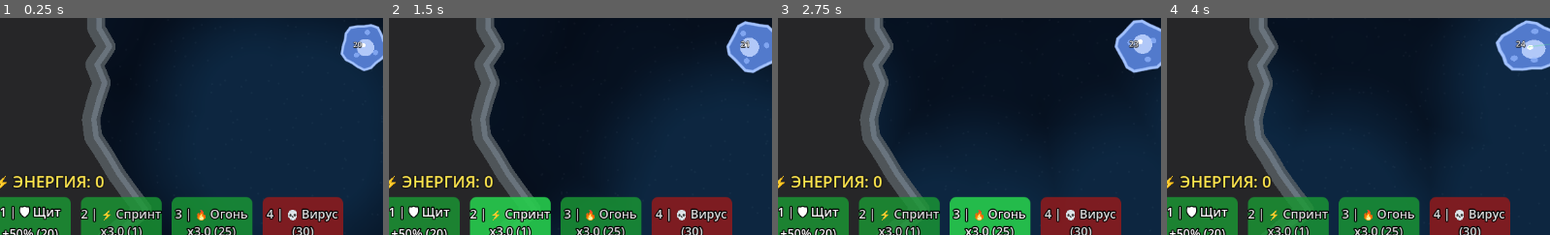
Above: before the commit, frames 1-4 (left to right).
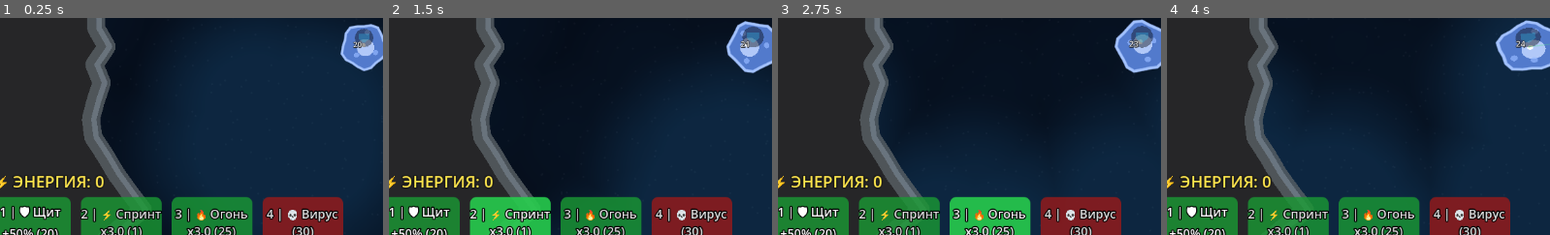
Above: after the commit, the same moments.

Repository: alexey231090/CellColony
Game: Godot game, scene res://scenes/main.tscn
The game is run twice, just before and just after one commit, with the same random seed, the same clock (stepped at 60 frames per second) and the same inputs.
Inputs (mouse positions are % of the whole screen's width and height, from its top left):
- Up to frame 1 (0.25 s): no input
- Up to frame 2 (1.5 s): click "1 | 🛡 Щит +50% (20)" at 0.5 s; click "2 | ⚡ Спринт x3.0 (1)" at 1.25 s
- Up to frame 3 (2.75 s): click "3 | 🔥 Огонь x3.0 (25)" at 2 s
- Up to frame 4 (4 s): click "4 | 💀 Вирус (30)" at 2.75 s; tap Enter at 3.5, 3.6 s; move the mouse to (72, 45) at 3.52 s; hold Right (ui_right) from 3.53 s (still down); click (72, 45) at 3.67 s
The pictures show only the part of the screen within x 2-52%, y 43-93%; the shares and areas given below are measured in that part.

The runs differ from the first frame. In frame 1, 0.3% of the frame differs, in the area x 92-98%, y 4-14%; in frame 2, 0.4%; in frame 3, 0.4%; in frame 4, 0.4%, in the area x 90-98%, y 4-14%.

Commit message:
Add button on cell

Diff:
--- a/scenes/base_cell/cell.gd
+++ b/scenes/base_cell/cell.gd
@@ -38,6 +38,9 @@
 # Сглаживание желейной физики
 var visual_stretch: float = 0.0
 var visual_angle: float = 0.0
+
+# Новая механика перков (Щит, Спринт и т.д.)
+var assigned_perk: String = ""
 
 # Система вклада (для перков)
 var contributions: Dictionary = {} # OwnerType -> float
@@ -254,6 +257,57 @@
 
 	# 6. Щит (Отражение) - визуализация интегрирована в блок 4
 
+	# 7. Визуализация назначенного перка (иконка "маячок" на клетке)
+	if assigned_perk != "" and owner_type == OwnerType.PLAYER:
+		var sm = get_tree().get_first_node_in_group("selection_manager")
+		if sm:
+			var cooldown_ratio = sm.get_perk_cooldown_ratio(assigned_perk)
+			var energy_cost = sm.get_perk_energy_cost(assigned_perk)
+			var has_energy = sm.perk_energy >= energy_cost
+
+			var perk_pos = Vector2(0, -current_radius * 0.4) # Внутри клетки, чуть выше центра
+			var icon_radius = 12.0
+
+			# Фон иконки (подложка)
+			draw_circle(perk_pos, icon_radius + 2.0, Color(0, 0, 0, 0.4))
+
+			var perk_color = Color.WHITE
+			match assigned_perk:
+				"shield": perk_color = Color(0.2, 0.8, 1.0) # Голубой
+				"speed": perk_color = Color(0.0, 1.0, 0.5)
+				"rapid_fire": perk_color = Color(1.0, 0.5, 0.0)
+				"virus": perk_color = Color(0.7, 0.0, 1.0)
+
+			# Состояние доступности (яркость)
+			if cooldown_ratio > 0:
+				perk_color = Color(0.3, 0.3, 0.3) # Серый если КД
+			elif not has_energy:
+				perk_color.a = 0.3 # Полупрозрачный если нет энергии
+
+			# Рисуем саму иконку (ЩИТ - пятиугольником вниз)
+			if assigned_perk == "shield":
+				var s_pts = PackedVector2Array([
+					perk_pos + Vector2(-8, -6),
+					perk_pos + Vector2(8, -6),
+					perk_pos + Vector2(8, 2),
+					perk_pos + Vector2(0, 8),
+					perk_pos + Vector2(-8, 2)
+				])
+				draw_colored_polygon(s_pts, perk_color)
+			else:
+				draw_circle(perk_pos, 6.0, perk_color)
+
+			# РАДИАЛЬНЫЙ ИНДИКАТОР КУЛДАУНА
+			if cooldown_ratio > 0:
+				var arc_points = 16
+				var start_angle = -PI/2
+				var end_angle = start_angle + (TAU * cooldown_ratio)
+				draw_arc(perk_pos, icon_radius + 1.0, start_angle, end_angle, arc_points, Color(0.8, 0.8, 0.8, 0.8), 2.5)
+			elif has_energy:
+				# Легкое сияние готовности
+				var pulse = (sin(time * 4.0) + 1.0) * 0.5
+				draw_arc(perk_pos, icon_radius + 1.0, 0, TAU, 24, perk_color.lightened(0.3), 1.0 + pulse)
+
 func _get_cell_color() -> Color:
 	match owner_type:
 		OwnerType.PLAYER:       return Color(0.40, 0.60, 1.00)  # Синий
--- a/scenes/main.gd
+++ b/scenes/main.gd
@@ -46,6 +46,7 @@
 		player_cell.position = player_base.pos
 		player_cell.owner_type = BaseCell.OwnerType.PLAYER
 		player_cell.stats.current_energy = 20
+		player_cell.assigned_perk = "shield"
 
 	# 2. Спавним 3 AI-фракции с базой и стартовыми клетками
 	for i in range(1, 4):
--- a/scripts/core/SelectionManager.gd
+++ b/scripts/core/SelectionManager.gd
@@ -21,7 +21,7 @@
 @export var SPEED_ENERGY_COST: float = 15.0
 @export var SPEED_BOOST_DURATION: float = 8.0
 @export var SPEED_BOOST_MULTIPLIER: float = 2.0
-@export var SHIELD_SELECT_RADIUS: float = 100.0
+@export var SHIELD_SELECT_RADIUS: float = 350.0
 
 @export var RAPID_FIRE_ENERGY_COST: float = 25.0
 @export var RAPID_FIRE_COOLDOWN_MAX: float = 15.0
@@ -35,11 +35,27 @@
 
 var rapid_fire_cooldown: float = 0.0
 var virus_cooldown: float = 0.0
+
 var virus_outbreak_counter: int = 0 # Уникальный ID для каждой активации вируса
 var cursor_visual: Node2D = null
 
+# Состояние перетаскивания (Drag to Aim)
+var is_dragging_perk: bool = false
+var drag_cell: BaseCell = null
+var drag_target_pos: Vector2 = Vector2.ZERO
+var drag_preview: Node2D = null
+var aim_line: Line2D = null
+
 func _ready() -> void:
 	add_to_group("selection_manager")
+	_init_aim_line()
+
+func _init_aim_line() -> void:
+	aim_line = Line2D.new()
+	aim_line.width = 3.0
+	aim_line.default_color = Color(0.2, 0.8, 1.0, 0.3)
+	aim_line.hide()
+	add_child(aim_line)
 
 func add_perk_energy(amount: float) -> void:
 	perk_energy += amount
@@ -60,6 +76,40 @@
 
 	_refresh_pui()
 	_update_cursor_visual()
+	_update_drag_preview()
+
+func _update_drag_preview() -> void:
+	if is_dragging_perk and drag_cell and is_instance_valid(drag_cell):
+		if not drag_preview:
+			var script = load("res://scripts/core/PerkCursorVisual.gd")
+			drag_preview = Node2D.new()
+			drag_preview.set_script(script)
+			add_child(drag_preview)
+			drag_preview.set_radius(SHIELD_SELECT_RADIUS)
+
+		var camera = get_viewport().get_camera_2d()
+		if camera:
+			var mouse_pos = camera.get_global_mouse_position()
+			var cell_pos = drag_cell.global_position
+			var dir = (mouse_pos - cell_pos).normalized()
+			# Смещаем центр щита так, чтобы край касался центра клетки
+			drag_target_pos = cell_pos + dir * SHIELD_SELECT_RADIUS
+			drag_preview.global_position = drag_target_pos
+			drag_preview.show()
+
+			# Рисуем линию прицеливания
+			if aim_line:
+				aim_line.clear_points()
+				# Линия в локальных координатах SelectionManager должна быть в мировых для простоты
+				# Но SelectionManager — дочерняя нода Main (0,0), так что мировые = локальные
+				aim_line.add_point(cell_pos)
+				aim_line.add_point(drag_target_pos)
+				aim_line.show()
+	else:
+		if drag_preview:
+			drag_preview.hide()
+		if aim_line:
+			aim_line.hide()
 
 func _update_cursor_visual() -> void:
 	if active_perk == "shield":
@@ -127,15 +177,128 @@
 			get_viewport().set_input_as_handled()
 			return
 
-	if event is InputEventMouseButton and event.pressed:
+	if event is InputEventMouseButton:
+		var camera = get_viewport().get_camera_2d()
+		if not camera: return
+		var world_pos = camera.get_global_mouse_position()
+
 		if event.button_index == MOUSE_BUTTON_LEFT:
-			var camera = get_viewport().get_camera_2d()
-			if not camera: return
-			var world_pos = camera.get_global_mouse_position()
-			_handle_selection(world_pos)
-		elif event.button_index == MOUSE_BUTTON_RIGHT:
-			# Отмена перка
+			if event.pressed:
+				# 1. ОБРАБОТКА ДАБЛ-КЛИКА
+				if event.double_click:
+					if _handle_double_click(world_pos):
+						get_viewport().set_input_as_handled()
+						drag_cell = null
+						return
+
+				# 2. НАЧАЛО ПОТЕНЦИАЛЬНОГО ПЕРЕТАСКИВАНИЯ
+				var cell = _get_cell_at_pos(world_pos)
+				if cell and cell.owner_type == BaseCell.OwnerType.PLAYER and cell.assigned_perk != "":
+					if _is_perk_ready(cell.assigned_perk):
+						drag_cell = cell
+						is_dragging_perk = false
+
+				# 3. ОБЫЧНОЕ ДЕЙСТВИЕ (Движение / Атака) на первый клик
+				_handle_selection(world_pos)
+
+			else:
+				# ОТПУСКАНИЕ КНОПКИ
+				if is_dragging_perk:
+					if try_activate_cell_perk(drag_cell, drag_target_pos):
+						get_viewport().set_input_as_handled()
+
+				is_dragging_perk = false
+				drag_cell = null
+
+		elif event.button_index == MOUSE_BUTTON_RIGHT and event.pressed:
 			_clear_active_perk()
+			is_dragging_perk = false
+			drag_cell = null
+
+	if event is InputEventMouseMotion and drag_cell:
+		var camera = get_viewport().get_camera_2d()
+		if not camera: return
+		var world_pos = camera.get_global_mouse_position()
+
+		# Если нажата кнопка и мышка значительно сдвинулась от клетки
+		if drag_cell.global_position.distance_to(world_pos) > 20.0:
+			is_dragging_perk = true
+
+func _is_perk_ready(perk_name: String) -> bool:
+	match perk_name:
+		"shield": return perk_energy >= SHIELD_ENERGY_COST and shield_cooldown <= 0
+		"speed": return perk_energy >= SPEED_ENERGY_COST and speed_cooldown <= 0
+		"rapid_fire": return perk_energy >= RAPID_FIRE_ENERGY_COST and rapid_fire_cooldown <= 0
+		"virus": return perk_energy >= VIRUS_ENERGY_COST and virus_cooldown <= 0
+	return false
+
+func get_perk_cooldown_ratio(perk_name: String) -> float:
+	match perk_name:
+		"shield": return shield_cooldown / SHIELD_COOLDOWN_MAX if SHIELD_COOLDOWN_MAX > 0 else 0.0
+		"speed": return speed_cooldown / SPEED_COOLDOWN_MAX if SPEED_COOLDOWN_MAX > 0 else 0.0
+		"rapid_fire": return rapid_fire_cooldown / RAPID_FIRE_COOLDOWN_MAX if RAPID_FIRE_COOLDOWN_MAX > 0 else 0.0
+		"virus": return virus_cooldown / VIRUS_COOLDOWN_MAX if VIRUS_COOLDOWN_MAX > 0 else 0.0
+	return 0.0
+
+func get_perk_energy_cost(perk_name: String) -> float:
+	match perk_name:
+		"shield": return SHIELD_ENERGY_COST
+		"speed": return SPEED_ENERGY_COST
+		"rapid_fire": return RAPID_FIRE_ENERGY_COST
+		"virus": return VIRUS_ENERGY_COST
+	return 0.0
+
+func _handle_double_click(pos: Vector2) -> bool:
+	var clicked_node: BaseCell = _get_cell_at_pos(pos)
+	if clicked_node and clicked_node.owner_type == BaseCell.OwnerType.PLAYER:
+		if clicked_node.assigned_perk != "":
+			return try_activate_cell_perk(clicked_node)
+	return false
+
+func _get_cell_at_pos(pos: Vector2) -> BaseCell:
+	var all_cells = get_tree().get_nodes_in_group("cells")
+	for cell in all_cells:
+		if cell is BaseCell:
+			var distance = cell.global_position.distance_to(pos)
+			if distance < cell.radius * cell.scale.x:
+				return cell
+	return null
+
+func try_activate_cell_perk(cell: BaseCell, custom_pos: Vector2 = Vector2.ZERO) -> bool:
+	var perk_name = cell.assigned_perk
+	var act_pos = cell.global_position
+	if custom_pos != Vector2.ZERO:
+		act_pos = custom_pos
+
+	if perk_name == "shield":
+		if perk_energy < SHIELD_ENERGY_COST or shield_cooldown > 0:
+			print("Нет энергии или КД для щита на клетке")
+			return false
+
+		# Спавним эффект в целевой позиции
+		if SHIELD_PERK_EFFECT_SCENE:
+			var effect = SHIELD_PERK_EFFECT_SCENE.instantiate()
+			get_parent().add_child(effect)
+			effect.global_position = act_pos
+
+			# Раздаем щит соседним клеткам игрока от ЦЕНТРА ЭФФЕКТА
+			var player_cells = get_tree().get_nodes_in_group("player_cells")
+			for p_cell in player_cells:
+				var dist = p_cell.global_position.distance_to(act_pos)
+				if dist <= SHIELD_SELECT_RADIUS + (p_cell.radius * p_cell.scale.x):
+					p_cell.reflect_chance = 0.5
+					p_cell.reflect_timer = 10.0
+					p_cell.queue_redraw()
+
+			perk_energy -= SHIELD_ENERGY_COST
+			shield_cooldown = SHIELD_COOLDOWN_MAX
+			_refresh_pui()
+
+			if active_perk == "shield":
+				_clear_active_perk()
+			return true
+
+	return false
 
 func activate_perk(perk_name: String) -> void:
 	# Если мы уже выбрали этот же перк - отменяем (тоггл)
@@ -314,23 +477,29 @@
 			circle.target_node = clicked_node
 			circle.show()
 
-		for p_cell in player_cells:
-			if p_cell is BaseCell:
-				p_cell.command_attack(clicked_node.global_position, clicked_node)
-
-		# Визуальный отклик (атака/лечение)
-		if CLICK_FEEDBACK_SCENE:
-			var feedback = CLICK_FEEDBACK_SCENE.instantiate()
-			get_parent().add_child(feedback)
-			var is_attack = clicked_node.owner_type != BaseCell.OwnerType.PLAYER
-			feedback.setup(player_cells, clicked_node.global_position, is_attack)
-
-		# Временное выделение атакуемой/нейтральной цели на 3 секунды
-		if TARGET_HIGHLIGHT_SCENE and clicked_node.owner_type != BaseCell.OwnerType.PLAYER:
-			var highlight = TARGET_HIGHLIGHT_SCENE.instantiate()
-			get_parent().add_child(highlight)
-			var ht_color = Color(0.9, 0.3, 0.3) if clicked_node.owner_type != BaseCell.OwnerType.NEUTRAL else Color(0.8, 0.8, 0.8)
-			highlight.setup(clicked_node, ht_color)
+		# ИСПРАВЛЕНИЕ: Если кликнули по СВОЕЙ клетке (например, для перка),
+		# не заставляем всю остальную колонию бросать дела и целиться в неё.
+		if clicked_node.owner_type != BaseCell.OwnerType.PLAYER:
+			for p_cell in player_cells:
+				if p_cell is BaseCell:
+					p_cell.command_attack(clicked_node.global_position, clicked_node)
+
+			# Визуальный отклик (атака/лечение) - только для не-своих при одиночном клике
+			if CLICK_FEEDBACK_SCENE:
+				var feedback = CLICK_FEEDBACK_SCENE.instantiate()
+				get_parent().add_child(feedback)
+				var is_attack = clicked_node.owner_type != BaseCell.OwnerType.PLAYER
+				feedback.setup(player_cells, clicked_node.global_position, is_attack)
+
+			# Временное выделение атакуемой/нейтральной цели на 3 секунды
+			if TARGET_HIGHLIGHT_SCENE and clicked_node.owner_type != BaseCell.OwnerType.NEUTRAL:
+				var highlight = TARGET_HIGHLIGHT_SCENE.instantiate()
+				get_parent().add_child(highlight)
+				var ht_color = Color(0.9, 0.3, 0.3) if clicked_node.owner_type != BaseCell.OwnerType.NEUTRAL else Color(0.8, 0.8, 0.8)
+				highlight.setup(clicked_node, ht_color)
+		else:
+			# Если кликнули по своей, просто покажем круг выбора на ней (опционально)
+			pass
 	else:
 		# ЦЕЛИ НЕТ — ПЛЫВЕМ ВСЕЙ КОЛОНИЕЙ ТУДА
 		if circle:
Not shown, changed: REFERENCE.md
Not shown, changed: project_rules.md
